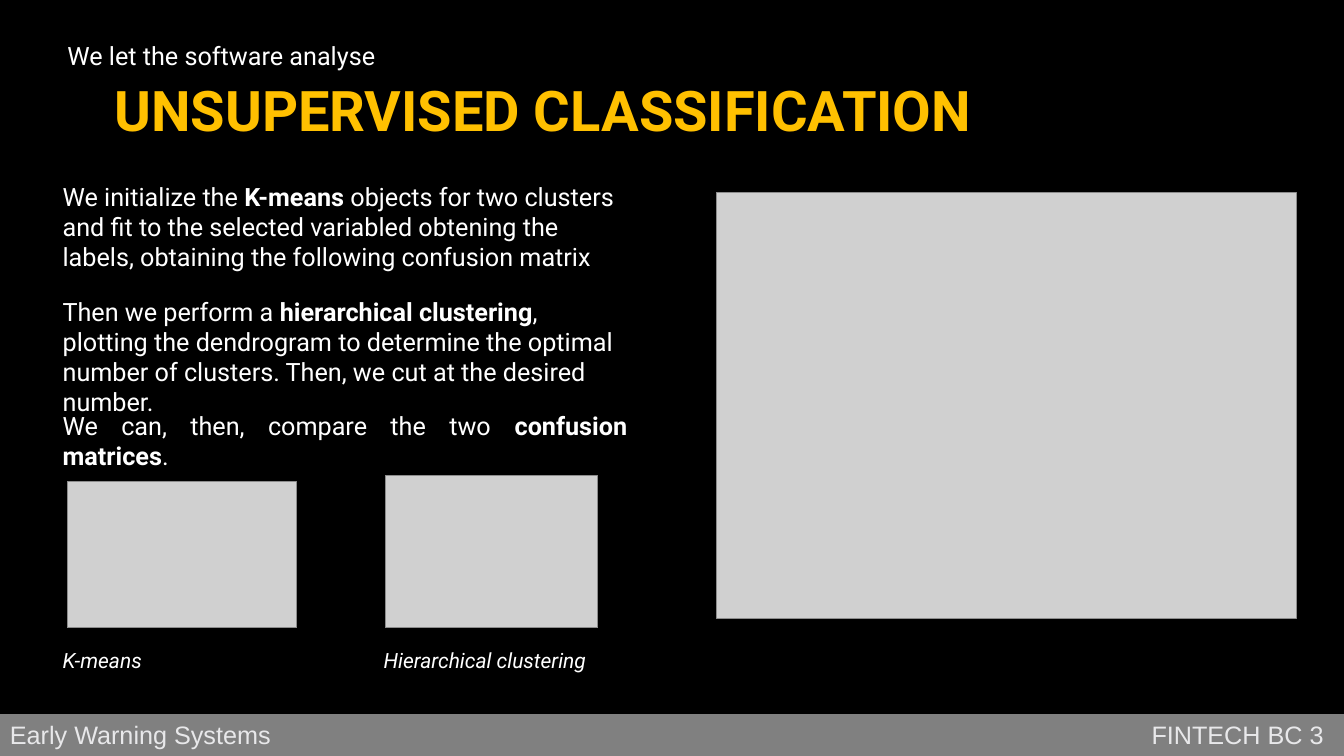
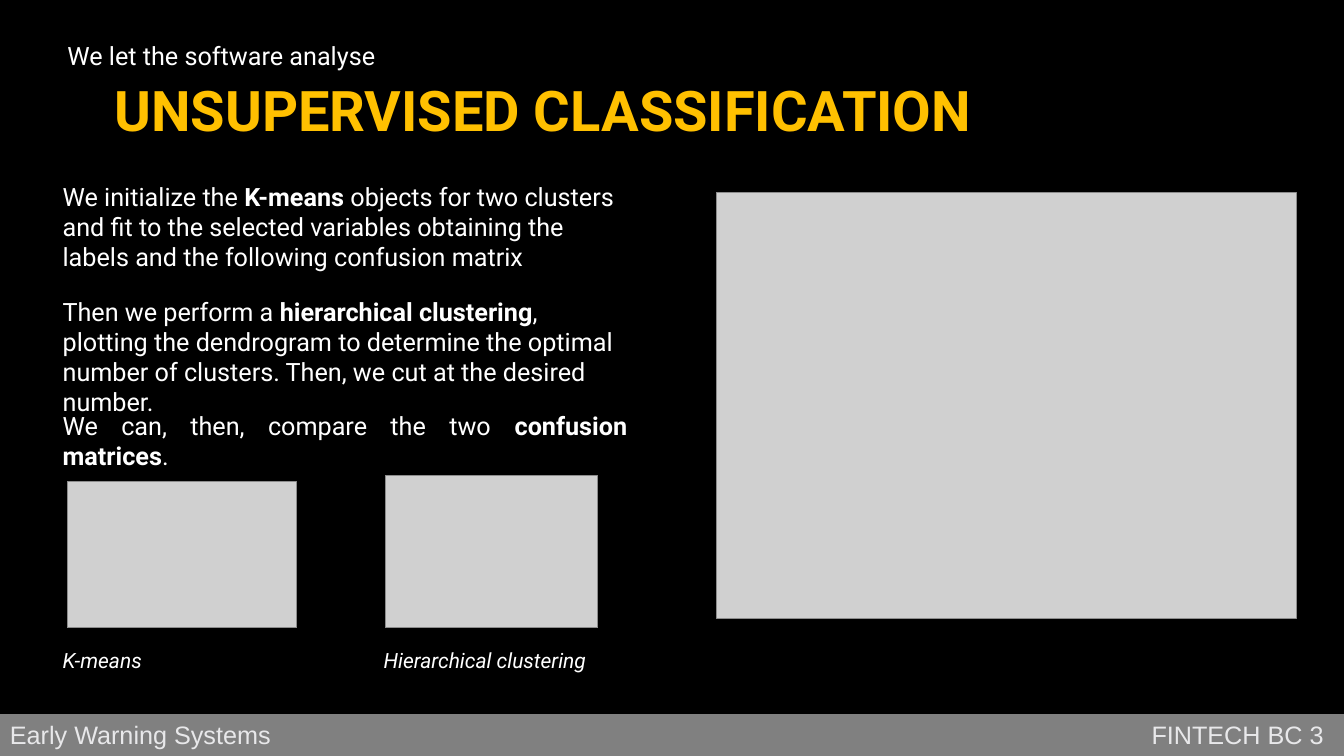
Before and after one commit to jstringara/Fintech, a slide deck: slide 7 of BC3/G/Bozza.pptx. Drawn at 1344x756 pixels with LibreOffice and Linux fonts; fonts in the diff are those of the drawing; grey boxes stand for pictures; background and template pictures are left out. Boxes give left, top, right and bottom in pixels: in the first picture for what was removed or moved away, otherwise in the second. Text is boxed around its words. In the diff, an @@ line names an element or a change of style, - is before the commit and + after.

```diff
--- a/BC3/G/Bozza.pptx
+++ b/BC3/G/Bozza.pptx
@@ text at <box>63,187,614,272</box>: text changed @@
-We initialize the K-means objects for two clusters and fit to the selected variabled obtening the labels, obtaining the following confusion matrix
+We initialize the K-means objects for two clusters and fit to the selected variables obtaining the labels and the following confusion matrix
```
